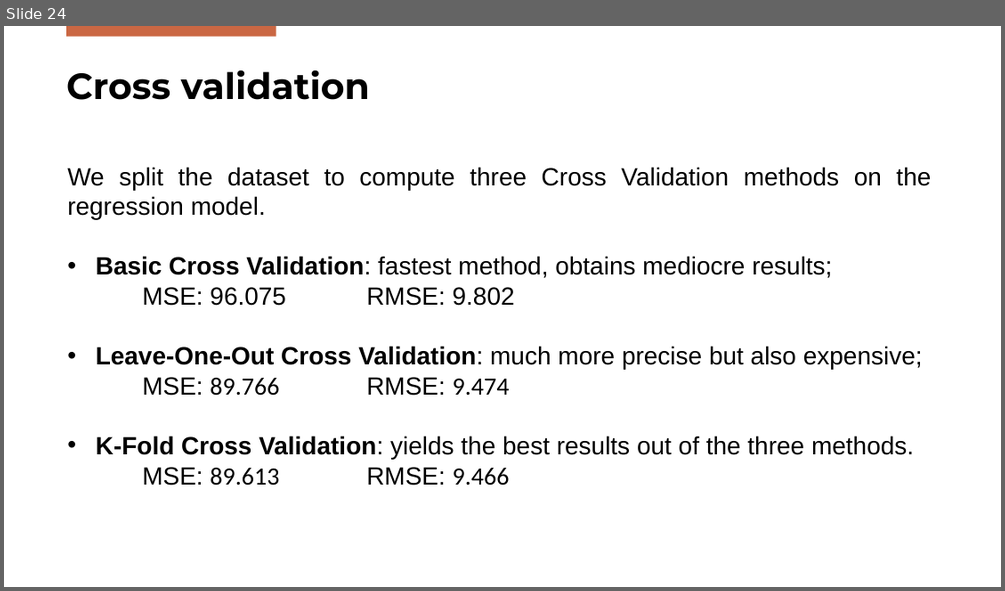
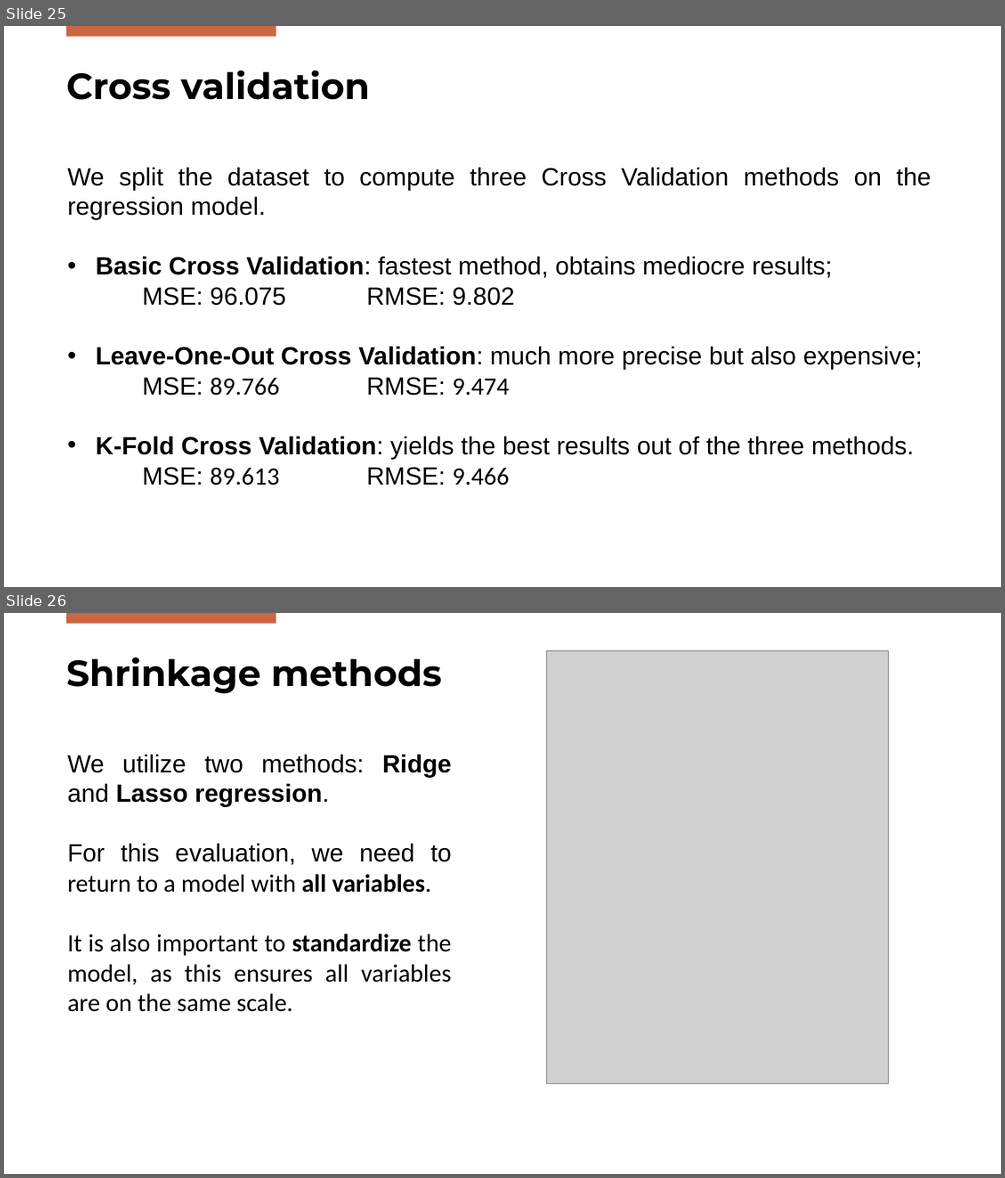
Before and after one commit to DanieleGotti/Food_Delivery_Time_Prediction, a slide deck: Presentazione_Gotti_Mazzoleni.pptx. Shown one above the other, each under a label of ours: slide 24 before the commit, slides 25 and 26 after it. The pictures are 1005x591 and 1005x1178 pixels, drawn with LibreOffice and Linux fonts; fonts in the diff are those of the drawing; grey boxes stand for pictures; background and template pictures are left out. Boxes give left, top, right and bottom in pixels: in the first picture for what was removed or moved away, otherwise in the second. Text is boxed around its words. In the diff, an @@ line names an element or a change of style, - is before the commit and + after.

Commit message:
Inseriti shrinkage methods + inizio alberi

```diff
--- a/Presentazione_Gotti_Mazzoleni.pptx
+++ b/Presentazione_Gotti_Mazzoleni.pptx
@@ slide 26 added at [4, 613, 1001, 1174], background #FFFFFF; not listed: 1 template element that a slide beside it also shows @@
@@ title added at [66, 657, 442, 694], 35 pt, text #000000, bold @@
+Shrinkage methods
@@ picture added at [546, 650, 888, 1083] @@
@@ text added at [67, 754, 452, 1012], 24 pt, text #000000 @@
+We utilize two methods: Ridge and Lasso regression.
+For this evaluation, we need to return to a model with all variables.
+It is also important to standardize the model, as this ensures all variables are on the same scale.
@@ what was slide 24 is now slide 25 @@
```
Also in this commit, not shown: 2 slides changed, 9 other slides added, 19 other files.
